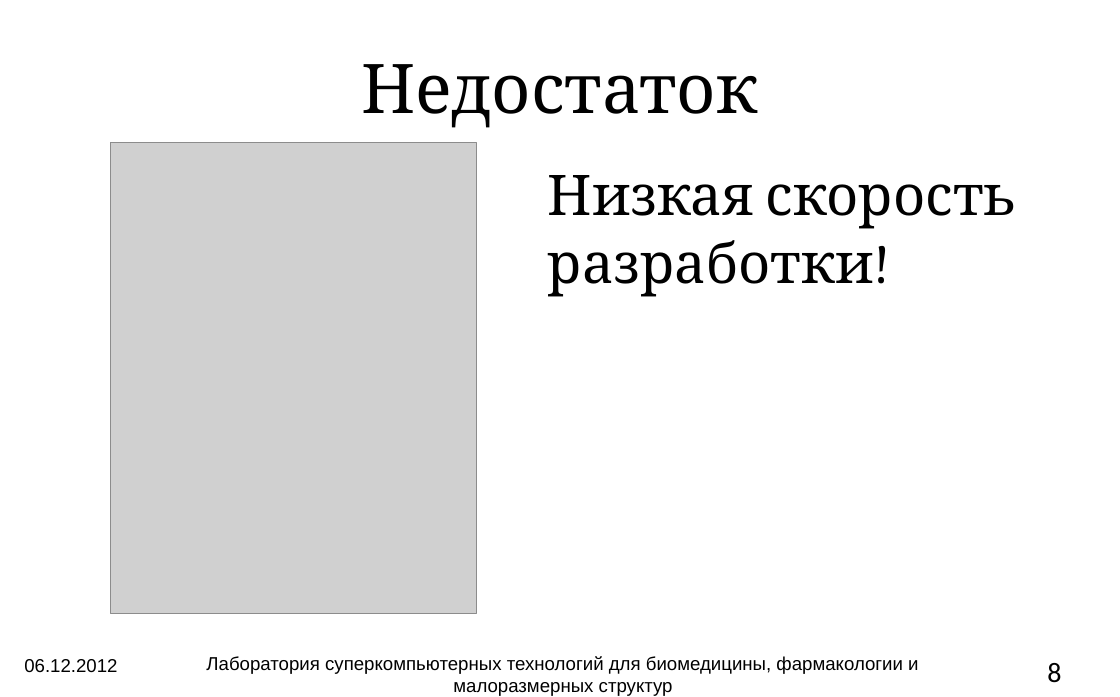
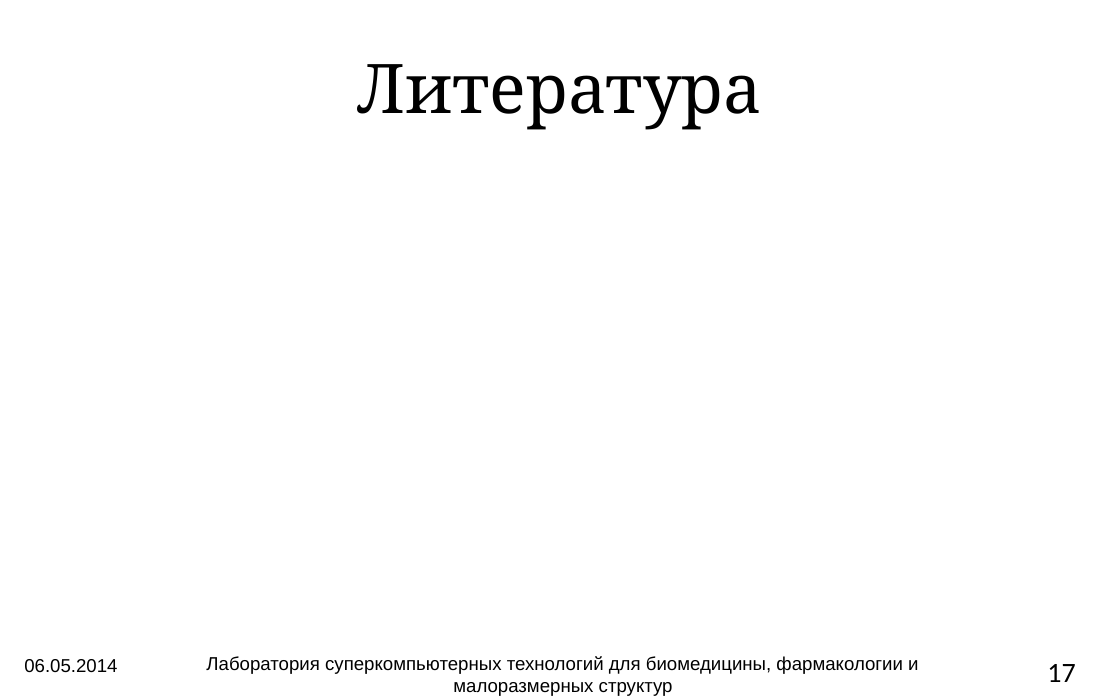
Before and after one commit to atakua/simlectures-archive, a slide deck: slide 17 of lecture12-languages/lecture12-languages.pptx (slide 8 before the commit). Drawn at 1120x697 pixels with LibreOffice and Linux fonts; fonts in the diff are those of the drawing; grey boxes stand for pictures; background and template pictures are left out. Boxes give left, top, right and bottom in pixels: in the first picture for what was removed or moved away, otherwise in the second. Text is boxed around its words. In the diff, an @@ line names an element or a change of style, - is before the commit and + after.

```diff
--- a/lecture12-languages/lecture12-languages.pptx
+++ b/lecture12-languages/lecture12-languages.pptx
@@ title at (357, 64, 762, 130): text changed @@
-Недостаток
+Литература
@@ picture removed at (110, 142, 476, 613) @@
@@ text removed at (548, 175, 1017, 297) @@
-Низкая скорость разработки!
@@ rectangle added at (48, 189, 1071, 261), fill #FFFFFF, outline #FFFFFF 2 pt @@
@@ text at (24, 659, 117, 673): text changed @@
-06.12.2012
+06.05.2014
@@ page number at (1047, 664, 1075, 682): text changed @@
-8
+17
```
Also in this commit, not shown: 18 other slides changed, 1 slide removed, 1 other file.
